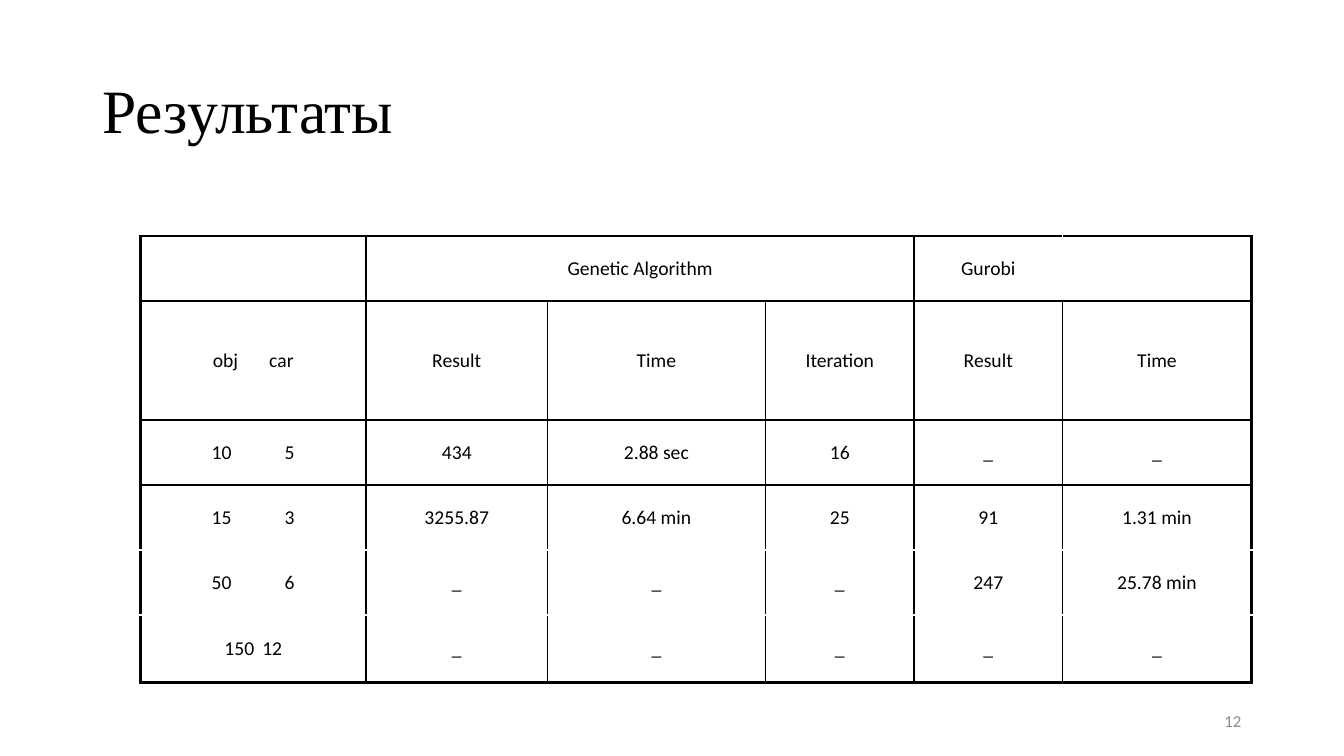
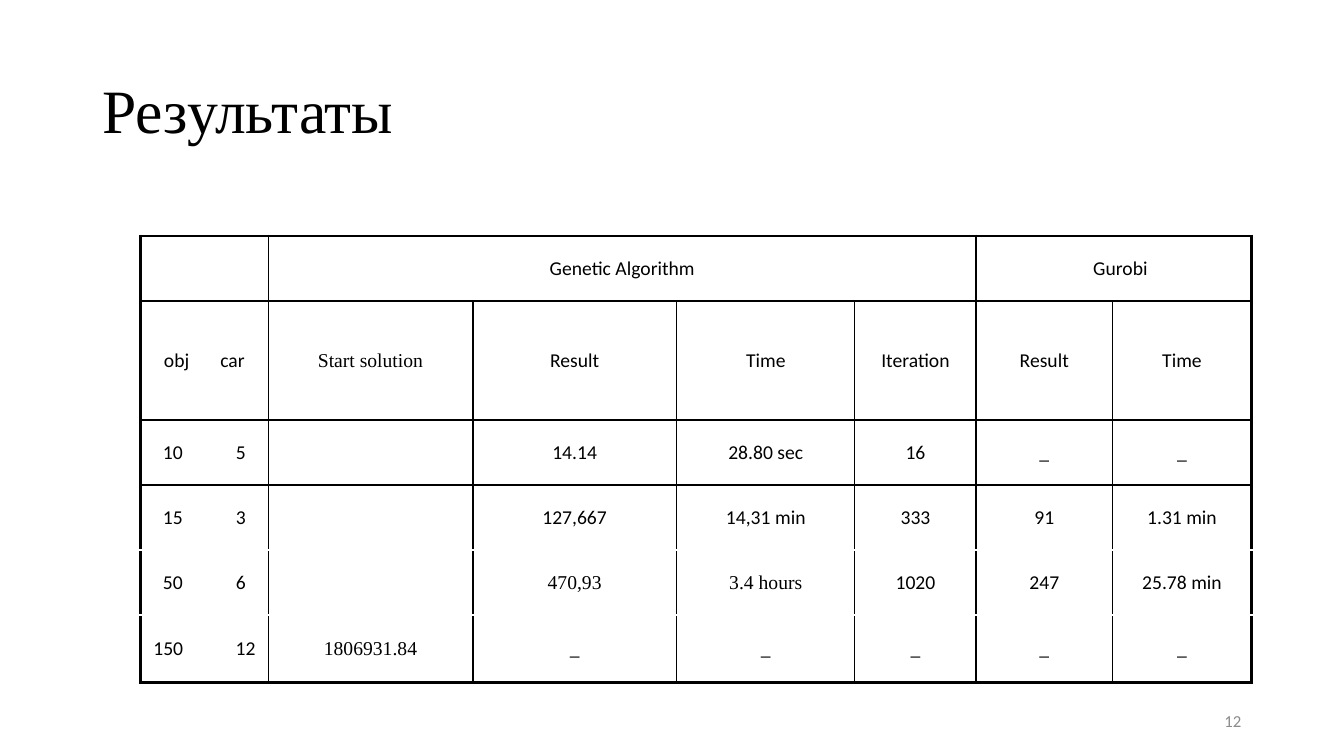
Before and after one commit to nikitka406/diplom, a slide deck: slide 12 of cpeck/diplom.pptx. Drawn at 1344x756 pixels with LibreOffice and Linux fonts; fonts in the diff are those of the drawing. Boxes give left, top, right and bottom in pixels: in the first picture for what was removed or moved away, otherwise in the second. Text is boxed around its words. In the diff, an @@ line names an element or a change of style, - is before the commit and + after.

```diff
--- a/cpeck/diplom.pptx
+++ b/cpeck/diplom.pptx
@@ table at box(140, 236, 1252, 683) @@
-column 2: Genetic Algorithm | Result | 434 | 3255.87 | _ | _
-column 3:  | Time | 2.88 sec | 6.64 min | _ | _
-column 4:  | Iteration | 16 | 25 | _ | _
+column 2: Genetic Algorithm | Start solution |  |  |  | 1806931.84
+column 3:  | Result | 14.14 | 127,667 | 470,93 | _
+column 4:  | Time | 28.80 sec | 14,31 min | 3.4 hours | _
+column 5:  | Iteration | 16 | 333 | 1020 | _
```
Also in this commit, not shown: 1 other slide changed, 1 slide removed, 3 other files.
